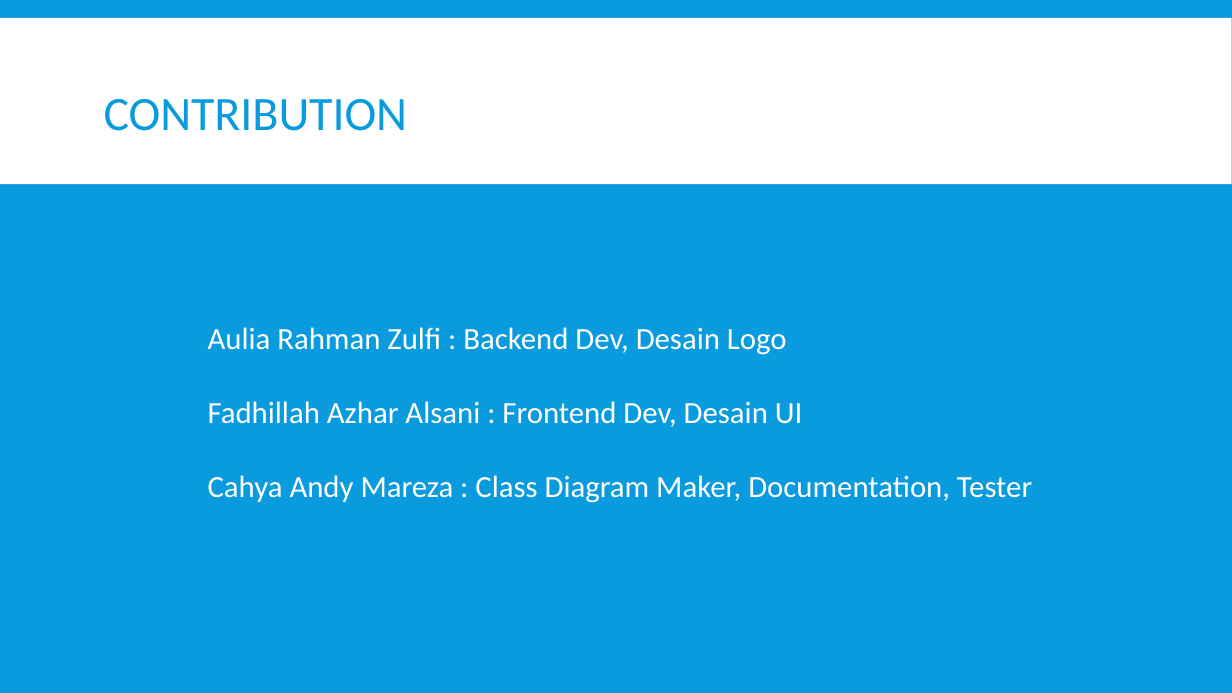
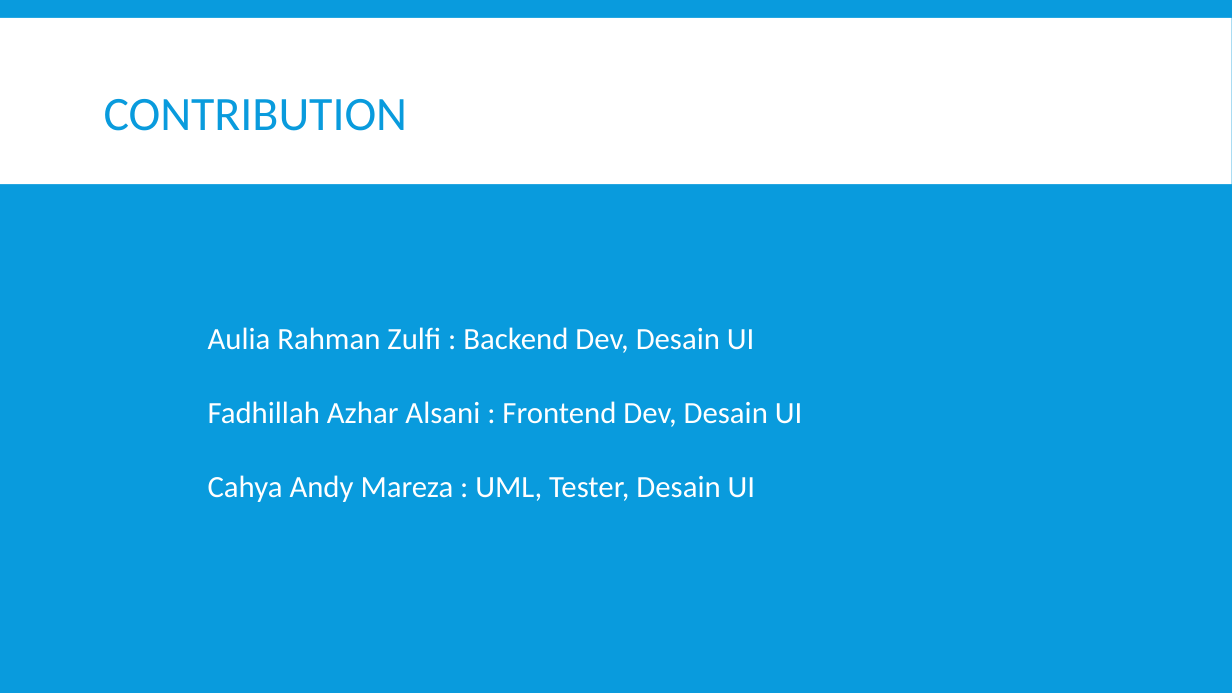
Before and after one commit to uchihahah/OOP-Term-Project-Crymlll, a slide deck: slide 2 of 119140110_119140217_119140007.pptx. Drawn at 1232x693 pixels with LibreOffice and Linux fonts; fonts in the diff are those of the drawing. Boxes give left, top, right and bottom in pixels: in the first picture for what was removed or moved away, otherwise in the second. Text is boxed around its words. In the diff, an @@ line names an element or a change of style, - is before the commit and + after.

```diff
--- a/119140110_119140217_119140007.pptx
+++ b/119140110_119140217_119140007.pptx
@@ subtitle at (x1=208, y1=327, x2=754, y2=353): text changed @@
-Aulia Rahman Zulfi : Backend Dev, Desain Logo
+Aulia Rahman Zulfi : Backend Dev, Desain UI
@@ subtitle at (x1=208, y1=475, x2=755, y2=502): text changed @@
-Cahya Andy Mareza : Class Diagram Maker, Documentation, Tester
+Cahya Andy Mareza : UML, Tester, Desain UI
```
Also in this commit, not shown: 1 other slide changed, 1 other file.
